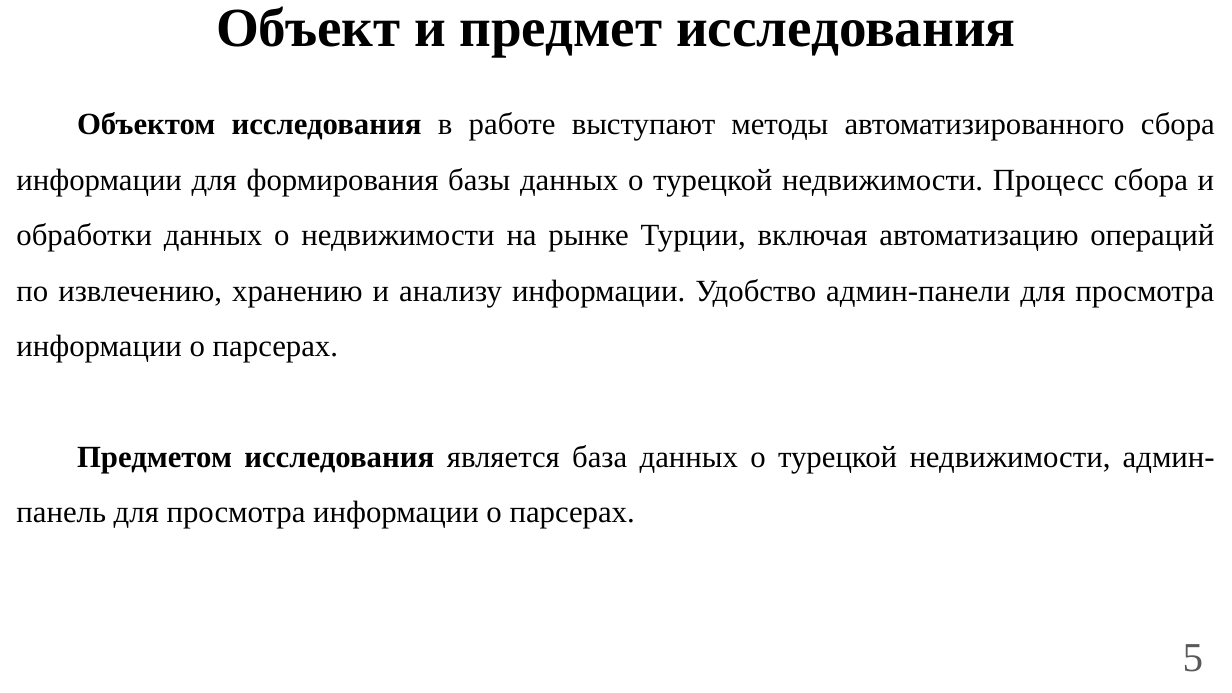
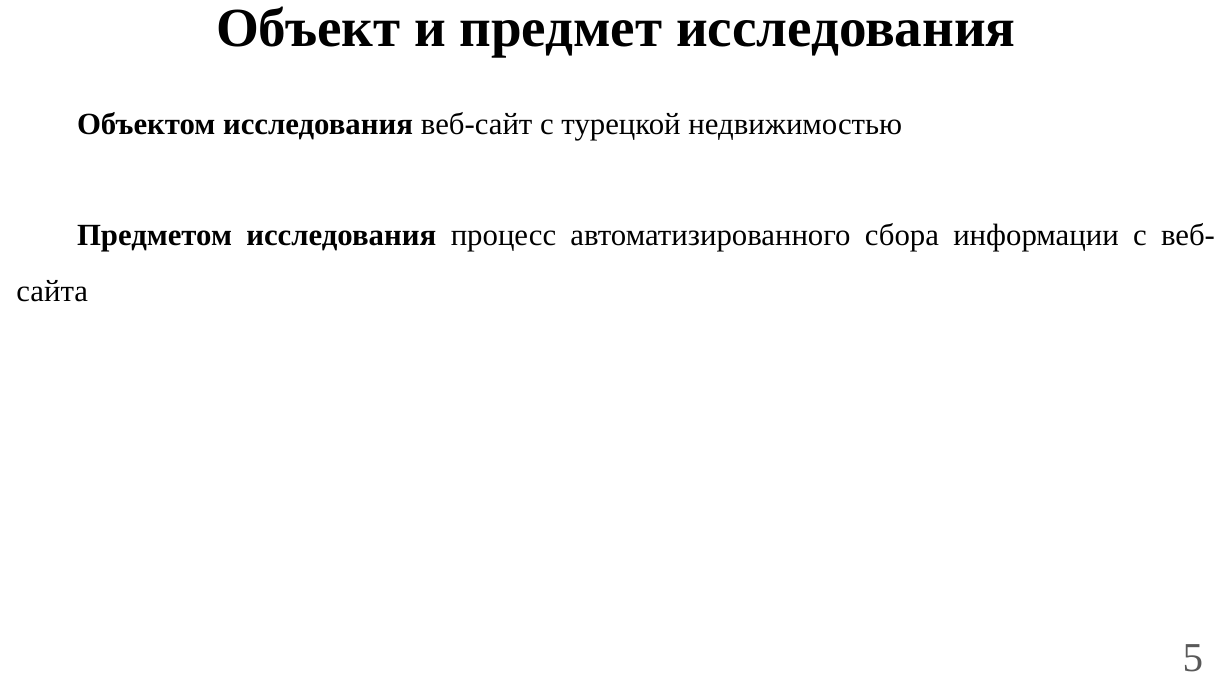
Before and after one commit to OkejoTM/Diploma, a slide deck: slide 5 of Presentation.pptx. Drawn at 1232x693 pixels with LibreOffice and Linux fonts; fonts in the diff are those of the drawing. Boxes give left, top, right and bottom in pixels: in the first picture for what was removed or moved away, otherwise in the second. Text is boxed around its words. In the diff, an @@ line names an element or a change of style, - is before the commit and + after.

```diff
--- a/Presentation.pptx
+++ b/Presentation.pptx
@@ text at (16, 112, 1215, 302): text changed @@
-Объектом исследования в работе выступают методы автоматизированного сбора информации для формирования базы данных о турецкой недвижимости. Процесс сбора и обработки данных о недвижимости на рынке Турции, включая автоматизацию операций по извлечению, хранению и анализу информации. Удобство админ-панели для просмотра информации о парсерах.
-Предметом исследования является база данных о турецкой недвижимости, админ-панель для просмотра информации о парсерах.
+Объектом исследования веб-сайт с турецкой недвижимостью
+Предметом исследования процесс автоматизированного сбора информации с веб-сайта
```
Also in this commit, not shown: 6 other slides changed, 6 slides added, 1 slide removed, 9 other files.
